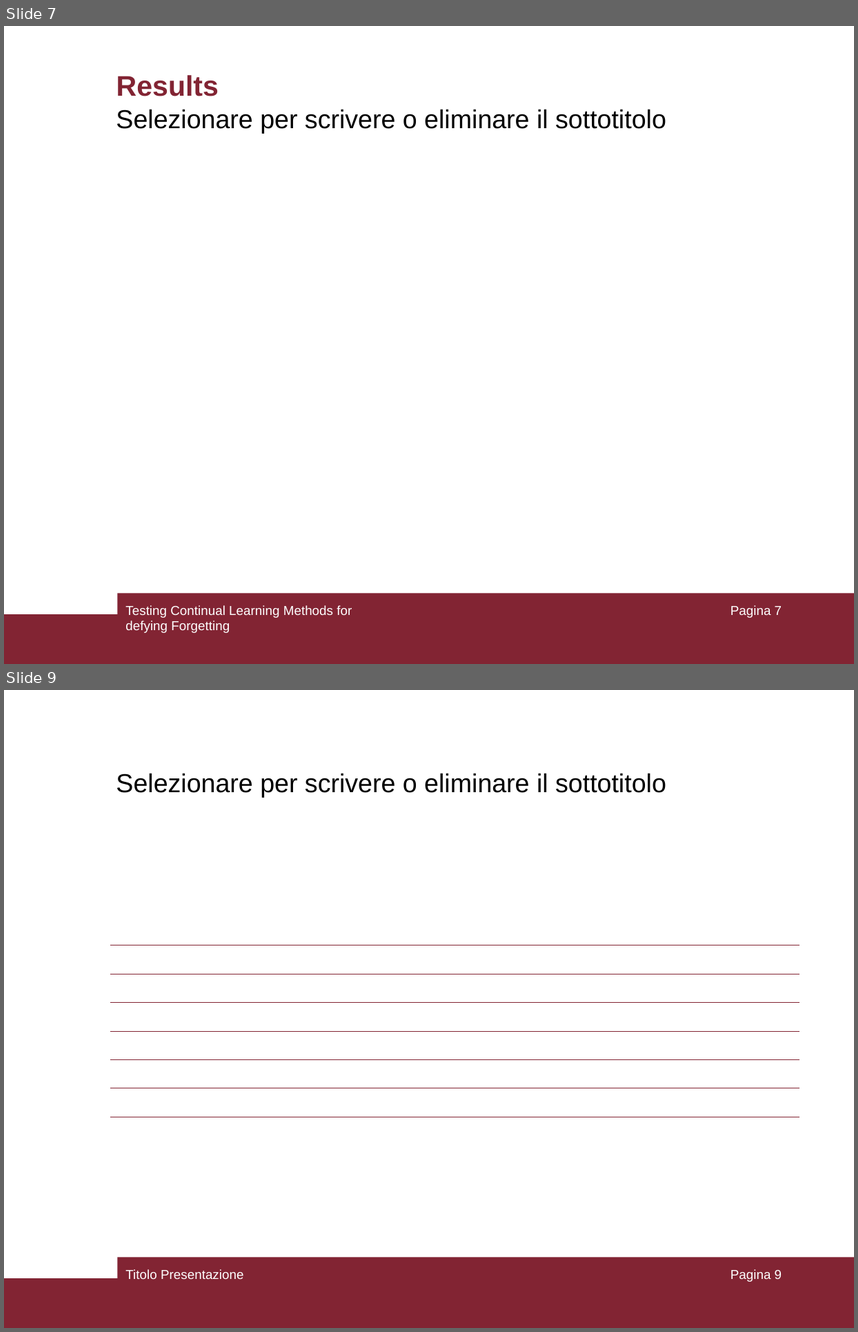
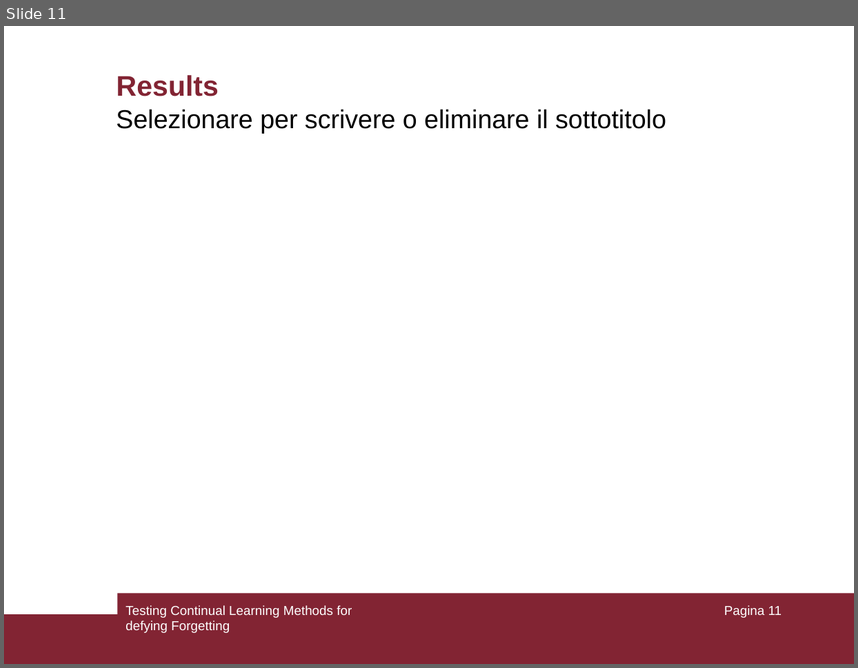
Before and after one commit to giacomotelloli/ContinualLearning, a slide deck: PresPrj.ppt. Shown one above the other, each under a label of ours: slides 7 and 9 before the commit, slide 11 after it; the slides between them are not shown. The pictures are 858x1332 and 858x668 pixels, drawn with LibreOffice and Linux fonts; fonts in the diff are those of the drawing. Boxes give left, top, right and bottom in pixels: in the first picture for what was removed or moved away, otherwise in the second. Text is boxed around its words. In the diff, an @@ line names an element or a change of style, - is before the commit and + after.

```diff
--- a/PresPrj.ppt
+++ b/PresPrj.ppt
@@ slide 9 removed at (4, 690, 854, 1328), background #FFFFFF; not listed: 2 template elements that a slide beside it also shows @@
@@ text removed at (116, 773, 666, 797) @@
-Selezionare per scrivere o eliminare il sottotitolo
@@ table removed at (110, 945, 799, 1116), 6 rows, 9 columns @@
- |  |  |  |  |  |  |  | 
- |  |  |  |  |  |  |  | 
- |  |  |  |  |  |  |  | 
- |  |  |  |  |  |  |  | 
- |  |  |  |  |  |  |  | 
- |  |  |  |  |  |  |  | 
@@ text removed at (125, 1269, 243, 1279) @@
-Titolo Presentazione
@@ page number removed at (731, 1269, 782, 1281) @@
-Pagina 9
@@ what was slide 7 is now slide 11 @@
@@ page number at (724, 605, 782, 617): text changed @@
-Pagina 7
+Pagina 11
```
Also in this commit, not shown: 3 slides changed, 5 slides added, 1 other slide removed, 17 other files.
